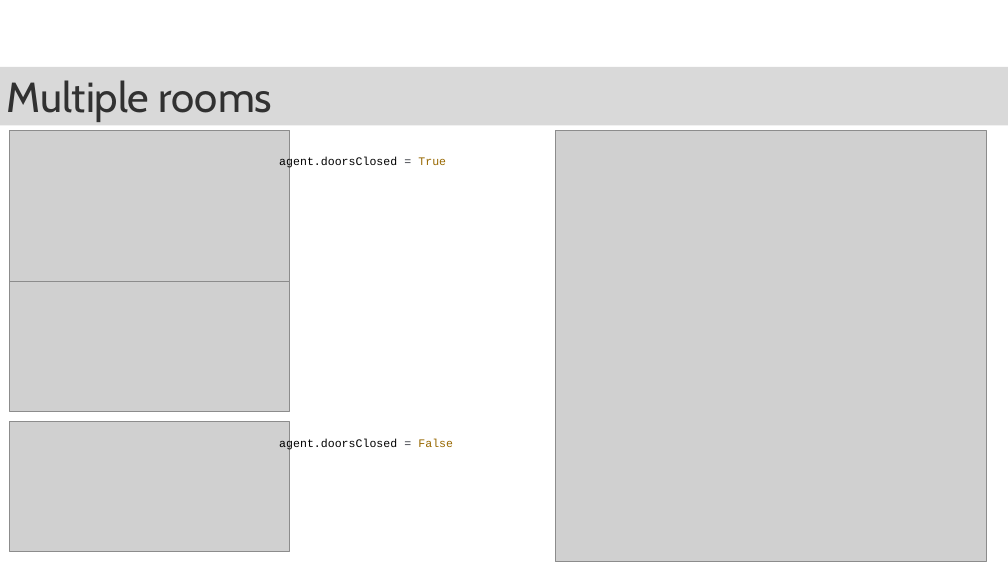
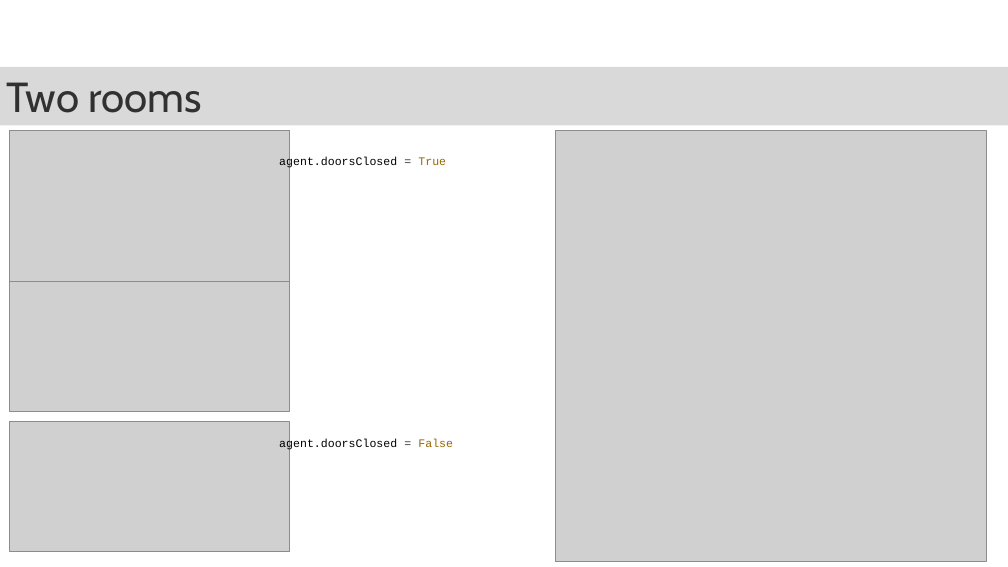
Before and after one commit to TomGeorge1234/STDP-SR, a slide deck: slide 4 of presentations/meeting160421.pptx. Drawn at 1008x567 pixels with LibreOffice and Linux fonts; fonts in the diff are those of the drawing; grey boxes stand for pictures; background and template pictures are left out. Boxes give left, top, right and bottom in pixels: in the first picture for what was removed or moved away, otherwise in the second. Text is boxed around its words. In the diff, an @@ line names an element or a change of style, - is before the commit and + after.

```diff
--- a/presentations/meeting160421.pptx
+++ b/presentations/meeting160421.pptx
@@ text in rectangle at <box>7,82,202,113</box>: text changed @@
-Multiple rooms
+Two rooms
```
Also in this commit, not shown: 1 other slide changed, 1 slide added, 2 slides removed, 17 other files.
